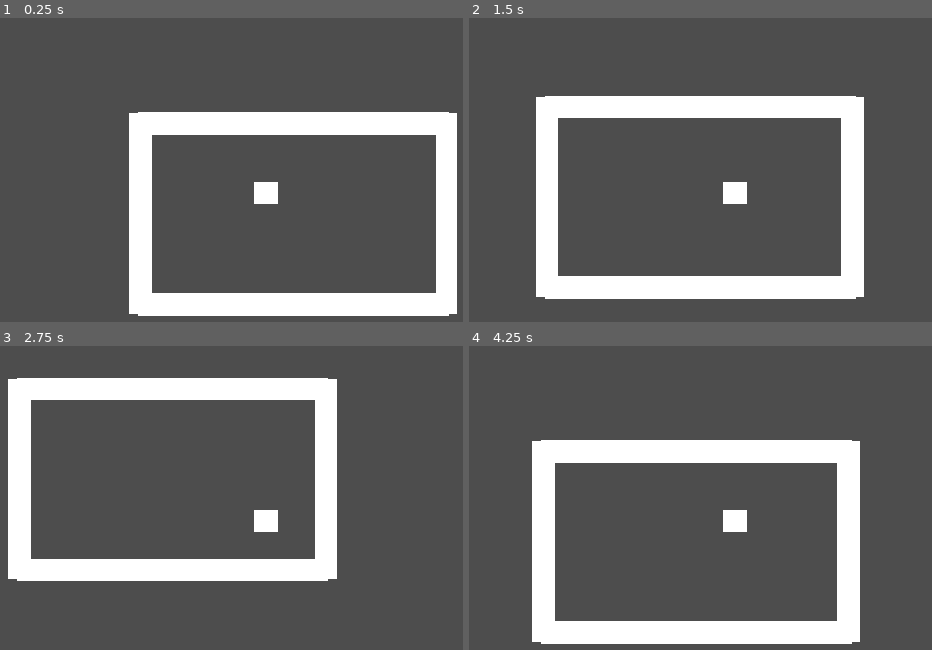
Above: before the commit, frames 1-4 (two rows, left to right).
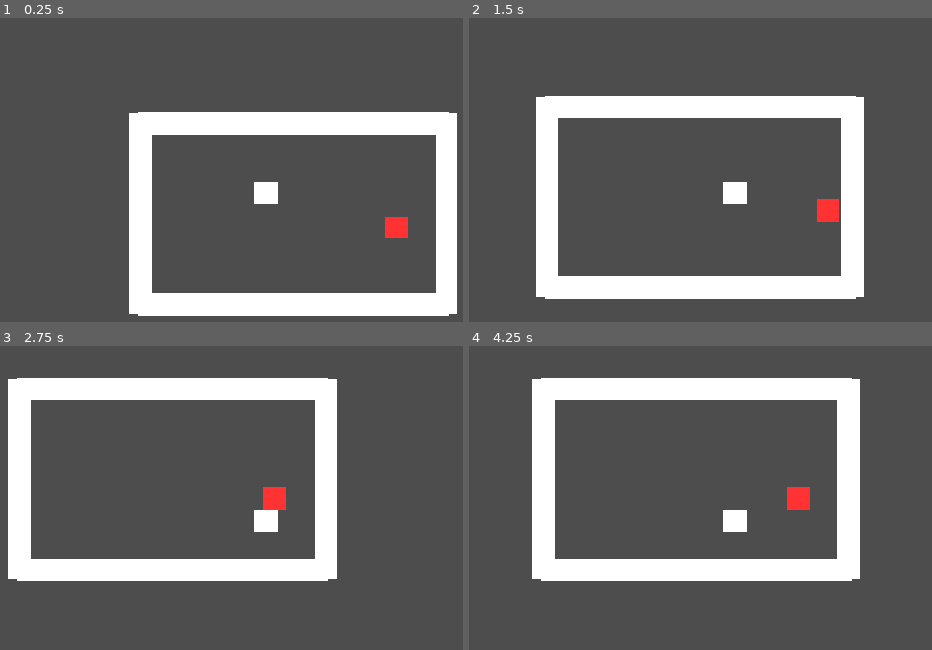
Above: after the commit, the same moments.

Repository: FurrionHD/prototipo-rpg-mazmorras
Game: Godot game, scene res://scenes/levels/main.tscn
The game is run twice, just before and just after one commit, with the same random seed, the same clock (stepped at 60 frames per second) and the same inputs. This scene is started directly instead of the project's main scene.
Inputs:
- Up to frame 1 (0.25 s): no input
- Up to frame 2 (1.5 s): hold D (move_right) 0.53-1.28 s; hold S (move_down) from 1.28 s (still down)
- Up to frame 3 (2.75 s): release S (move_down) at 2.03 s; hold D (move_right) from 2.03 s (still down)
- Up to frame 4 (4.25 s): release D (move_right) at 2.78 s; hold W (move_up) 2.78-3.53 s; hold A (move_left) from 3.53 s (still down)

The runs differ from the first frame. In frame 1, 0.3% of the frame differs, in the area x 83-89%, y 65-73%; in frame 2, 0.4%; in frame 3, 0.4%; in frame 4, 22%, in the area x 13-85%, y 10-99%.

Commit message:
KAN-22: Jugador en grupo "player" y enemigo colocado en el nivel
Player anadido al grupo "player" (para que el enemigo lo detecte) y una
instancia de enemy.tscn colocada en main.tscn para probar la Fase 3.

Co-Authored-By: Claude Opus 4.8 <noreply@anthropic.com>

Diff:
--- a/scenes/actors/player/player.tscn
+++ b/scenes/actors/player/player.tscn
@@ -5,7 +5,7 @@
 [sub_resource type="RectangleShape2D" id="RectangleShape2D_x7qdl"]
 size = Vector2(32, 32)
 
-[node name="Player" type="CharacterBody2D" unique_id=283709743]
+[node name="Player" type="CharacterBody2D" unique_id=283709743 groups=["player"]]
 script = ExtResource("1_wmv1v")
 
 [node name="ColorRect" type="ColorRect" parent="." unique_id=620466546]
--- a/scenes/levels/main.tscn
+++ b/scenes/levels/main.tscn
@@ -2,6 +2,7 @@
 
 [ext_resource type="PackedScene" uid="uid://bgndhyu01suwv" path="res://scenes/actors/player/player.tscn" id="1_72ix8"]
 [ext_resource type="PackedScene" uid="uid://bd26b4wbnosli" path="res://scenes/levels/wall.tscn" id="2_2vj2h"]
+[ext_resource type="PackedScene" uid="uid://dg1p61ujpsj41" path="res://scenes/actors/enemy/enemy.tscn" id="3_y0acb"]
 
 [node name="Main" type="Node2D" unique_id=731661649]
 
@@ -25,3 +26,6 @@
 [node name="WallRight" parent="Walls" unique_id=918058462 instance=ExtResource("2_2vj2h")]
 position = Vector2(560, 230)
 scale = Vector2(1, 9)
+
+[node name="Enemy" parent="." unique_id=20286081 instance=ExtResource("3_y0acb")]
+position = Vector2(480, 250)
